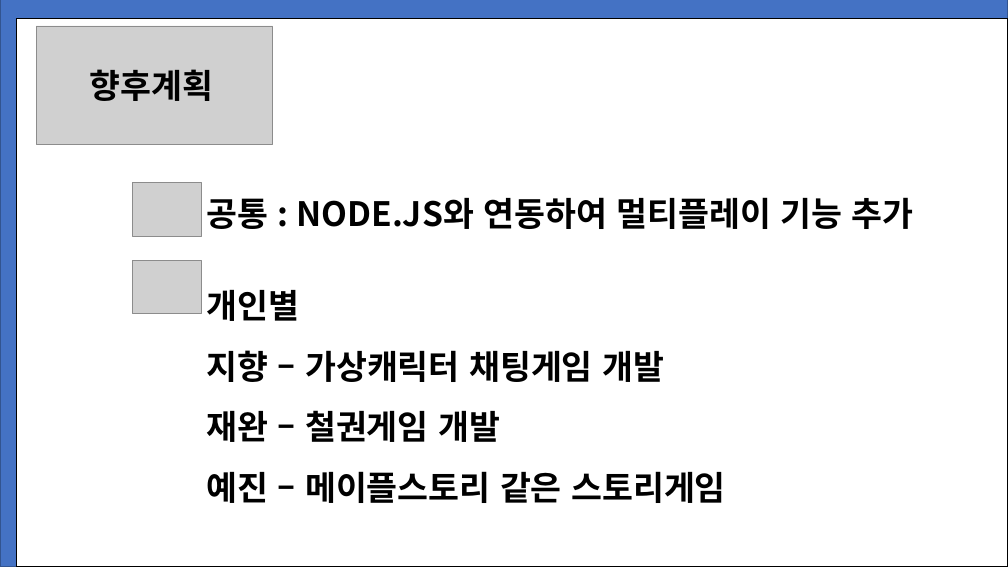
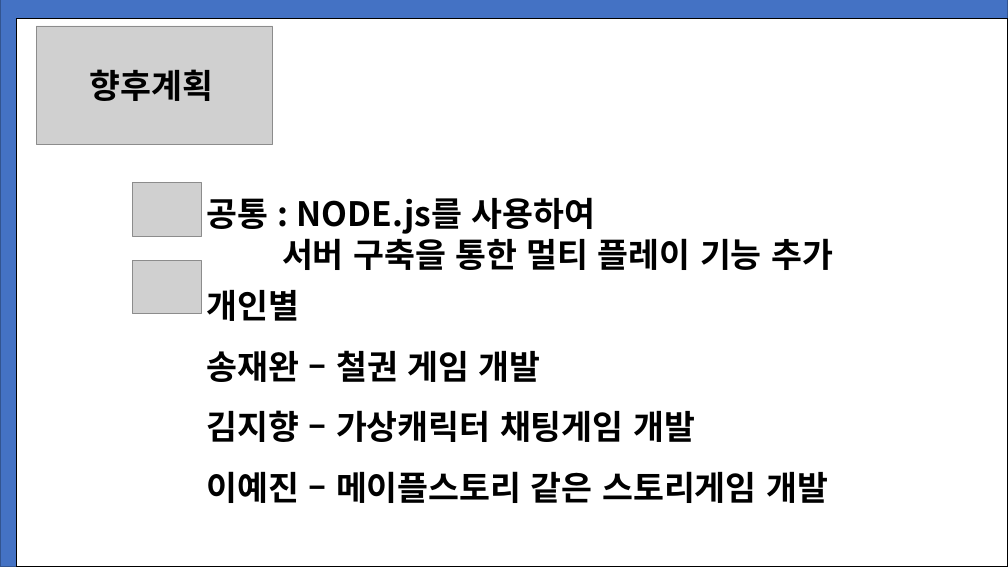
Before and after one commit to 0bliviat3/Tetris_js, a slide deck: slide 24 of JavaScriptProject_game/게임만들기.pptx. Drawn at 1008x567 pixels with LibreOffice and Linux fonts; fonts in the diff are those of the drawing; grey boxes stand for pictures. Boxes give left, top, right and bottom in pixels: in the first picture for what was removed or moved away, otherwise in the second. Text is boxed around its words. In the diff, an @@ line names an element or a change of style, - is before the commit and + after.

Commit message:
presentation update

```diff
--- a/JavaScriptProject_game/게임만들기.pptx
+++ b/JavaScriptProject_game/게임만들기.pptx
@@ text at <box>206,197,833,270</box>: text changed @@
-공통 : NODE.JS와 연동하여 멀티플레이 기능 추가
+공통 : NODE.js를 사용하여
+서버 구축을 통한 멀티 플레이 기능 추가
@@ text at <box>206,350,828,503</box>: text changed @@
-지향 – 가상캐릭터 채팅게임 개발
-재완 – 철권게임 개발
-예진 – 메이플스토리 같은 스토리게임
+송재완 – 철권 게임 개발
+김지향 – 가상캐릭터 채팅게임 개발
+이예진 – 메이플스토리 같은 스토리게임 개발
```
Also in this commit, not shown: 7 other slides changed, 1 slide added, 1 other file.
